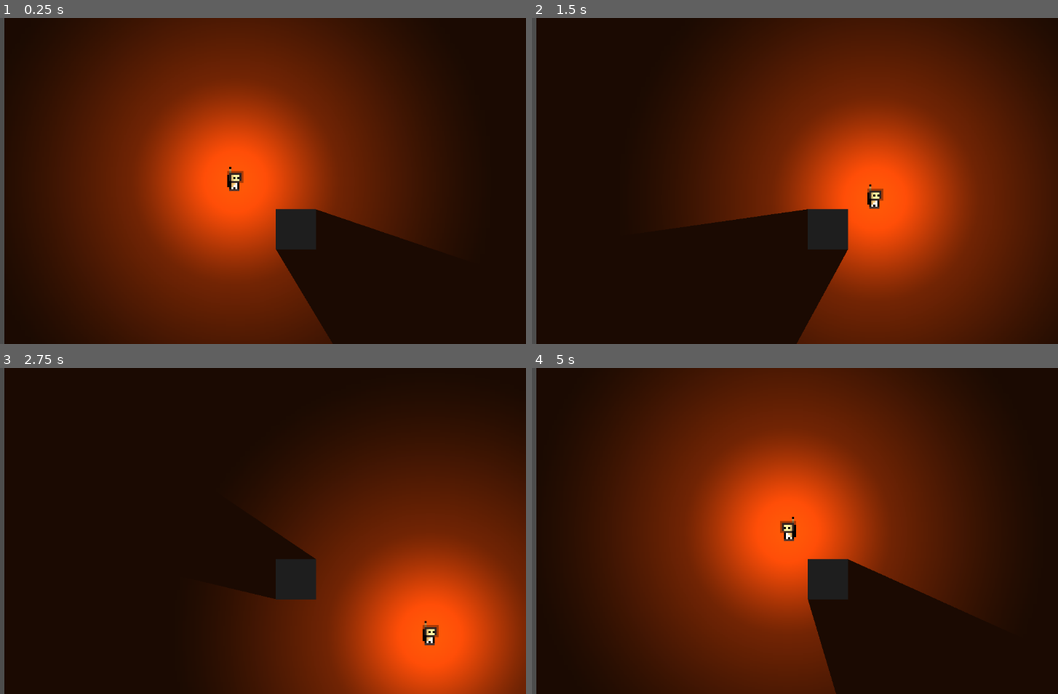
Above: before the commit, frames 1-4 (two rows, left to right).
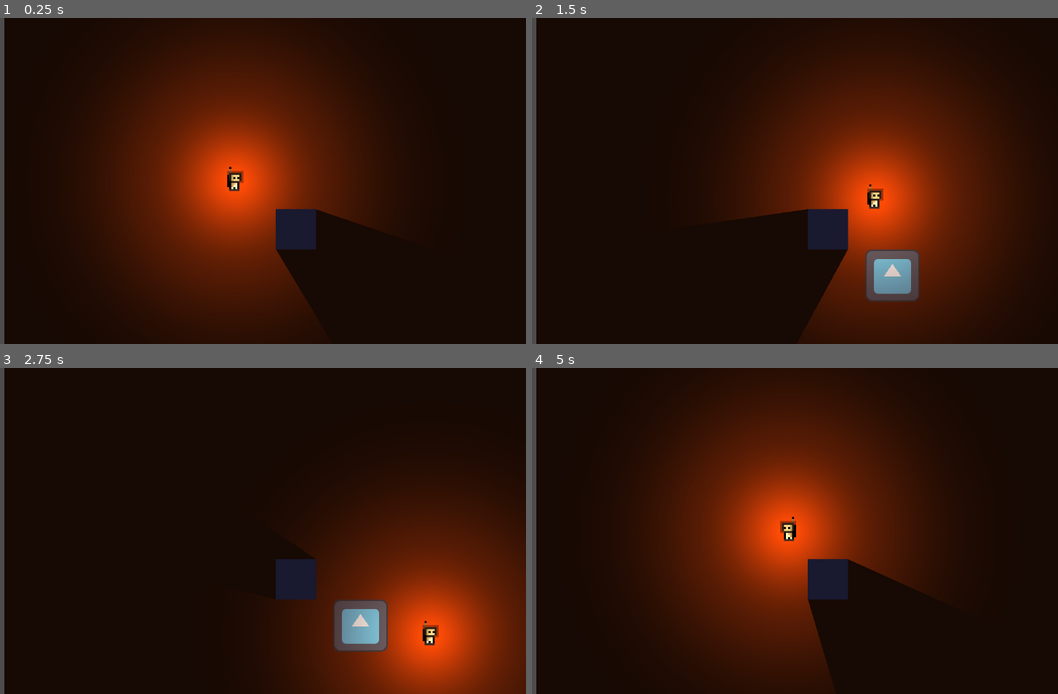
Above: after the commit, the same moments.

Repository: DonatoClemente/haphazard
Game: Godot game, scene res://Scenes/trey's_TEST_scene.tscn
Same seed, same stepped clock (60 frames per second), same inputs: the game is played once before the commit and once after it. The engine's default icon, where the game draws it, is replaced by a stand-in: a white triangle on a blue panel in a dark square.
Inputs:
- Up to frame 1 (0.25 s): no input
- Up to frame 2 (1.5 s): tap Enter at 0.5 s; hold D (move_right) 0.53-1.28 s; hold S (move_down) from 1.28 s (still down)
- Up to frame 3 (2.75 s): release S (move_down) at 2.03 s; hold D (move_right) from 2.03 s (still down)
- Up to frame 4 (5 s): release D (move_right) at 2.78 s; hold W (move_up) 2.78-3.53 s; hold A (move_left) from 3.53 s (still down)

The runs differ from the first frame. In frame 1, 59% of the frame differs, in the area x 6-83%, y 0-100%; in frame 2, 55%; in frame 3, 37%; in frame 4, 57%.

Commit message:
Made working fog of war

Diff:
--- a/Scenes/trey's_TEST_scene.tscn
+++ b/Scenes/trey's_TEST_scene.tscn
@@ -2,6 +2,7 @@
 
 [ext_resource type="Texture2D" uid="uid://cpnahkg4p508e" path="res://Assets/Art/Player/Test_Player.png" id="1_2y7xu"]
 [ext_resource type="Script" path="res://Scripts/Player Scripts/player_movement_TEST.gd" id="1_o6pcy"]
+[ext_resource type="Texture2D" uid="uid://d1qdqx8rqa53c" path="res://icon.svg" id="3_suqb7"]
 
 [sub_resource type="AtlasTexture" id="AtlasTexture_ul2qh"]
 atlas = ExtResource("1_2y7xu")
@@ -53,7 +54,7 @@
 [sub_resource type="Gradient" id="Gradient_s4w0e"]
 interpolation_mode = 2
 offsets = PackedFloat32Array(0, 0.331169)
-colors = PackedColorArray(1, 1, 1, 1, 0, 0, 0, 1)
+colors = PackedColorArray(1, 1, 1, 1, 0, 0, 0, 0)
 
 [sub_resource type="GradientTexture2D" id="GradientTexture2D_08yo3"]
 gradient = SubResource("Gradient_s4w0e")
@@ -74,17 +75,8 @@
 [sub_resource type="OccluderPolygon2D" id="OccluderPolygon2D_e08qx"]
 polygon = PackedVector2Array(-10, -10, 10, -10, 10, 10, -10, 10)
 
-[sub_resource type="Gradient" id="Gradient_l78w4"]
-interpolation_mode = 1
-offsets = PackedFloat32Array(0, 0.681818, 0.837662, 1)
-colors = PackedColorArray(1, 1, 1, 1, 0, 0, 0, 1, 0, 0, 0, 1, 0.123377, 0.123377, 0.123377, 1)
-
-[sub_resource type="GradientTexture2D" id="GradientTexture2D_j2j64"]
-gradient = SubResource("Gradient_l78w4")
-width = 512
-height = 512
-fill = 1
-fill_from = Vector2(0.5, 0.5)
+[sub_resource type="CanvasItemMaterial" id="CanvasItemMaterial_7ya6l"]
+light_mode = 2
 
 [node name="Trey\'s Test Scene" type="Node2D"]
 
@@ -104,8 +96,10 @@
 shape = SubResource("CircleShape2D_0k7rh")
 
 [node name="PointLight2D" type="PointLight2D" parent="Player"]
-color = Color(1, 0.755406, 0.394396, 1)
+color = Color(1, 0.756863, 0.396078, 1)
+blend_mode = 2
 shadow_enabled = true
+shadow_item_cull_mask = 3
 texture = SubResource("GradientTexture2D_08yo3")
 
 [node name="FlashLightCone" type="PointLight2D" parent="Player"]
@@ -146,17 +140,19 @@
 occluder = SubResource("OccluderPolygon2D_e08qx")
 
 [node name="Global Lighting" type="DirectionalLight2D" parent="."]
+visible = false
 energy = 0.8
 blend_mode = 1
 
 [node name="PlayerLight" type="Node" parent="."]
 
-[node name="LitViewport" type="SubViewport" parent="."]
+[node name="Oclusion Object Test" type="Sprite2D" parent="."]
+light_mask = 2
+visibility_layer = 2
+material = SubResource("CanvasItemMaterial_7ya6l")
+position = Vector2(62, 47)
+scale = Vector2(0.210938, 0.203125)
+texture = ExtResource("3_suqb7")
 
-[node name="VisibilityTest" type="SubViewport" parent="."]
-
-[node name="VisibilityMap" type="TileMap" parent="VisibilityTest"]
-format = 2
-
-[node name="VisibilityLight" type="PointLight2D" parent="VisibilityTest"]
-texture = SubResource("GradientTexture2D_j2j64")
+[node name="CanvasModulate" type="CanvasModulate" parent="."]
+color = Color(0.166736, 0.166892, 0.318945, 1)
